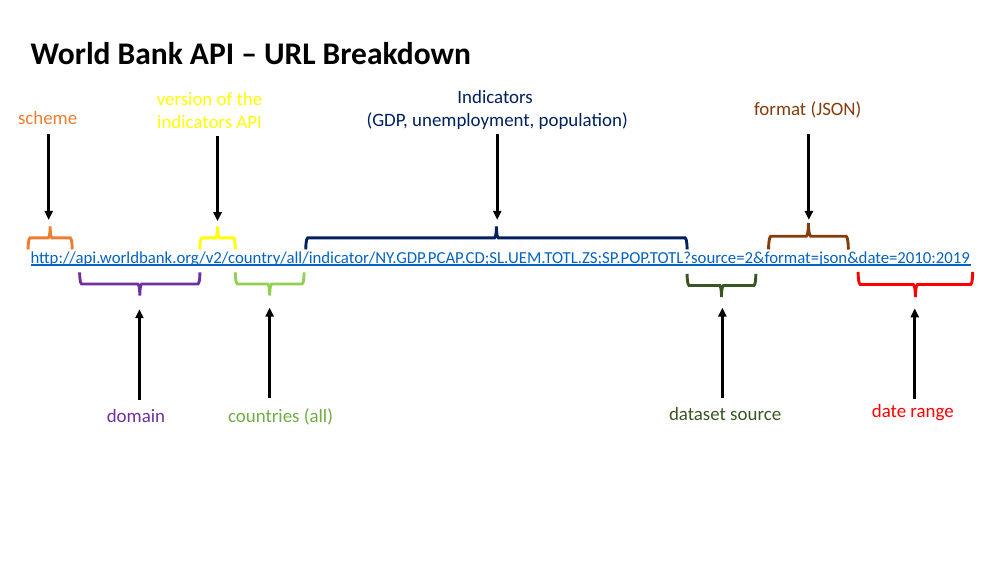
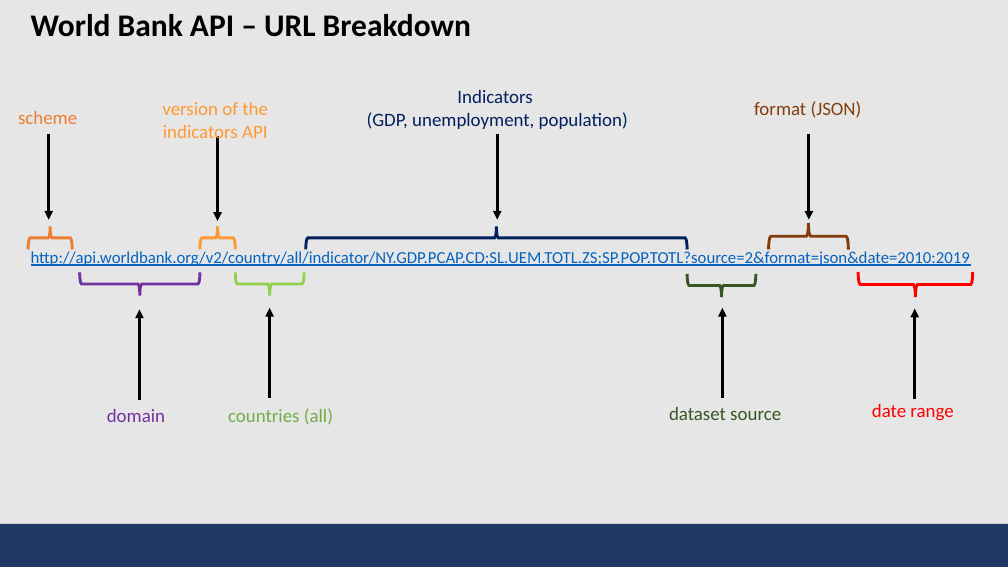
Before and after one commit to bmbln/Team_Manila, a slide deck: slide 4 of DE Term Project/DE_TermProject2_Presentation.pptx (slide 3 before the commit). Drawn at 1008x567 pixels with LibreOffice and Linux fonts; fonts in the diff are those of the drawing. Boxes give left, top, right and bottom in pixels: in the first picture for what was removed or moved away, otherwise in the second. Text is boxed around its words. In the diff, an @@ line names an element or a change of style, - is before the commit and + after.

```diff
--- a/DE Term Project/DE_TermProject2_Presentation.pptx
+++ b/DE Term Project/DE_TermProject2_Presentation.pptx
@@ background #FFFFFF to #E7E6E6 @@
@@ title "World Bank API – URL ...": place and size @@
-title "World Bank API – URL ..." at [31,42,471,65]
+title "World Bank API – URL ..." at [31,14,471,37]
@@ text "version of the indicators API": place and size @@
-text "version of the indicators API" at [157,92,263,128]
+text "version of the indicators API" at [162,102,268,144]
@@ text "version of the indicators API" at [162,102,268,144]: text colour #FFFF00 to #FF9933 @@
@@ right brace at [200,226,236,250]: outline #FFFF00 2.75 pt to #FF9933 2.75 pt @@
@@ rectangle added at [0,524,1008,567], fill #203864 @@
```
Also in this commit, not shown: 5 other slides changed, 3 slides added, 1 slide removed.
